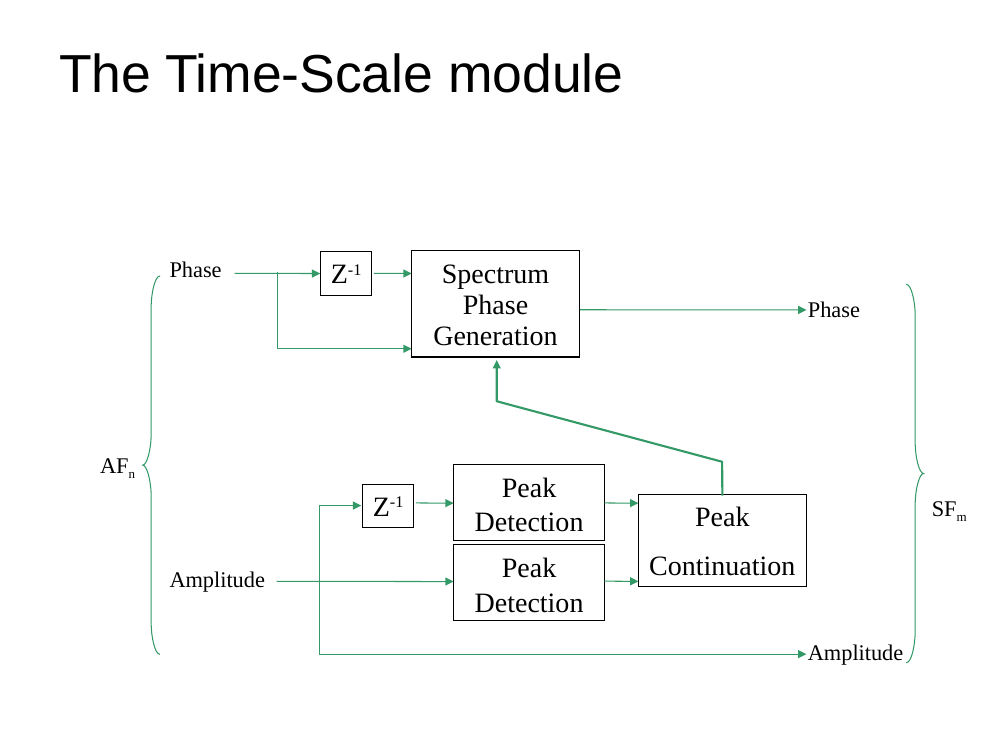
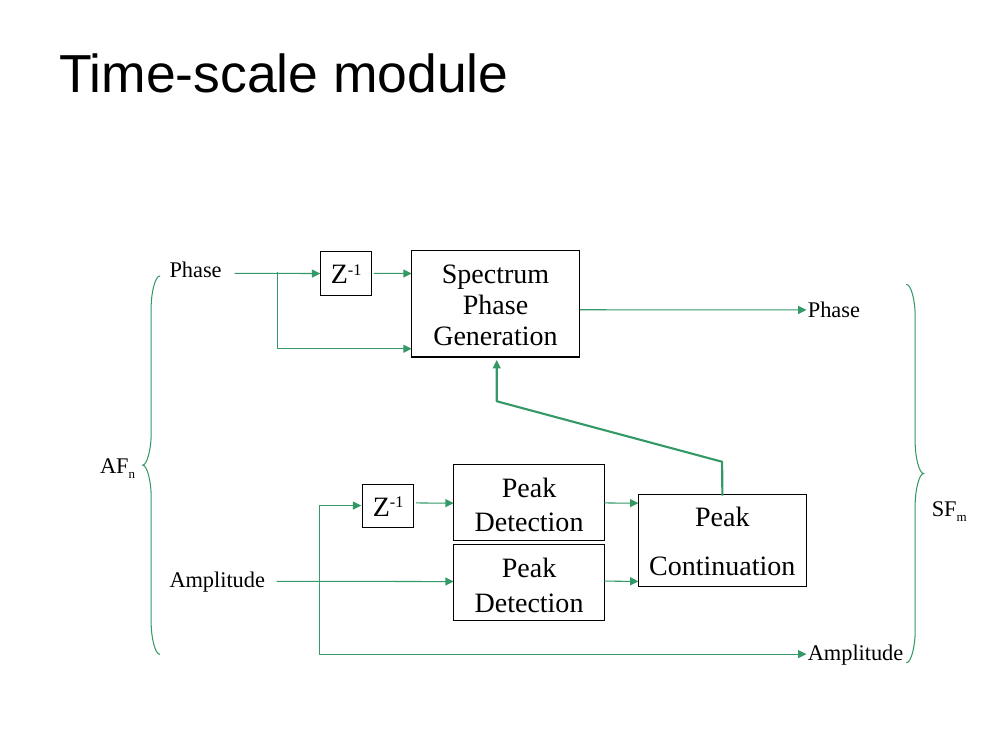
Before and after one commit to MTG/sms-tools, a slide deck: slide 15 of teaching-material/lectures/lect8-Sound-transformations/8-Sound-transformations.odp (slide 17 before the commit). Drawn at 1008x756 pixels with LibreOffice and Linux fonts; fonts in the diff are those of the drawing. Boxes give left, top, right and bottom in pixels: in the first picture for what was removed or moved away, otherwise in the second. Text is boxed around its words. In the diff, an @@ line names an element or a change of style, - is before the commit and + after.

```diff
--- a/teaching-material/lectures/lect8-Sound-transformations/8-Sound-transformations.odp
+++ b/teaching-material/lectures/lect8-Sound-transformations/8-Sound-transformations.odp
@@ title at (59, 53, 508, 93): text changed @@
-The Time-Scale module
+Time-scale module
```
Also in this commit, not shown: 8 other slides changed, 2 slides removed.
